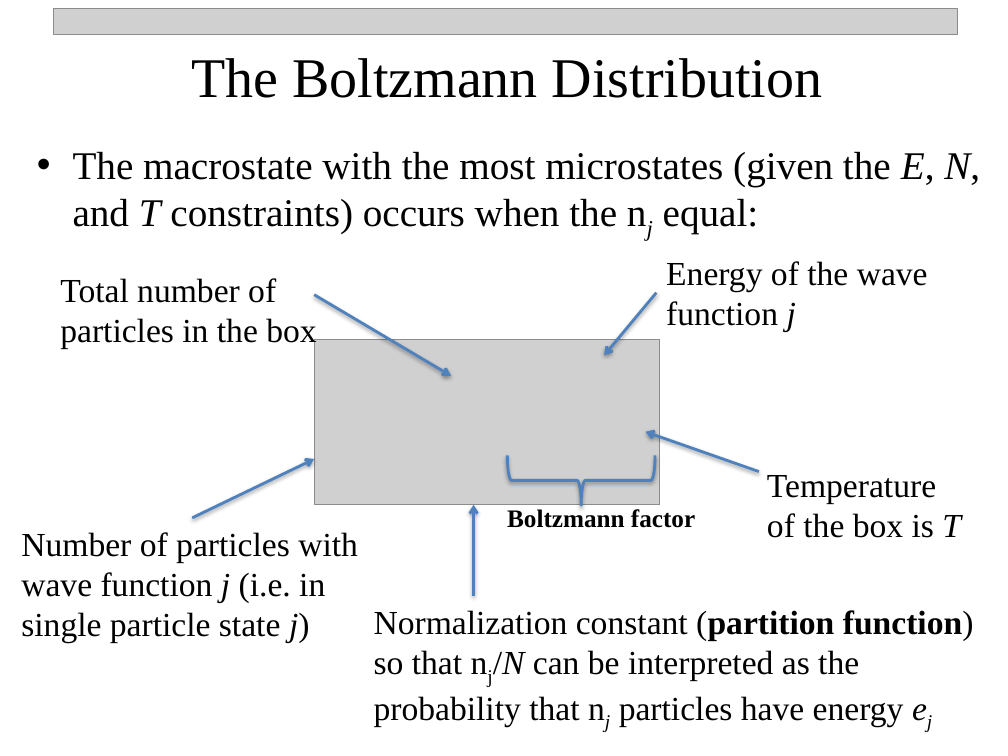
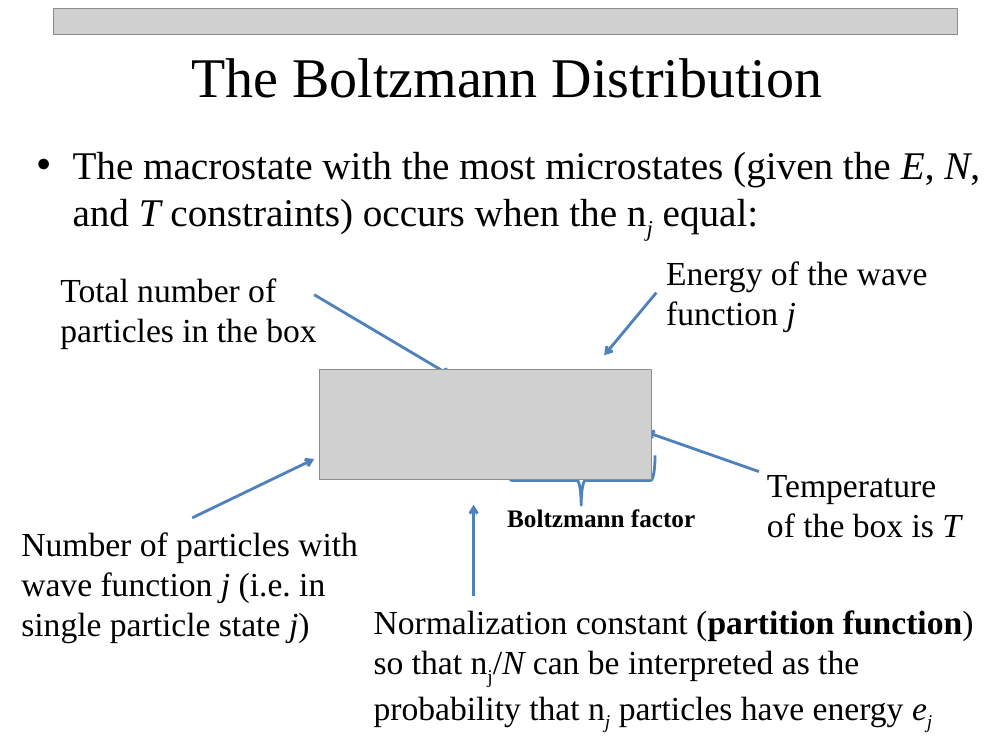
Before and after one commit to npetraco/CHE302, a slide deck: slide 10 of Notes/6_boltzmann.pptx. Drawn at 1008x756 pixels with LibreOffice and Linux fonts; fonts in the diff are those of the drawing; grey boxes stand for pictures. Boxes give left, top, right and bottom in pixels: in the first picture for what was removed or moved away, otherwise in the second. Text is boxed around its words. In the diff, an @@ line names an element or a change of style, - is before the commit and + after.

```diff
--- a/Notes/6_boltzmann.pptx
+++ b/Notes/6_boltzmann.pptx
@@ picture: place and size @@
-picture at box(314, 340, 660, 505)
+picture at box(320, 369, 652, 480)
@@ left brace at box(507, 456, 655, 505): shadow off @@
```
Also in this commit, not shown: 6 other slides changed, 14 slides added.
